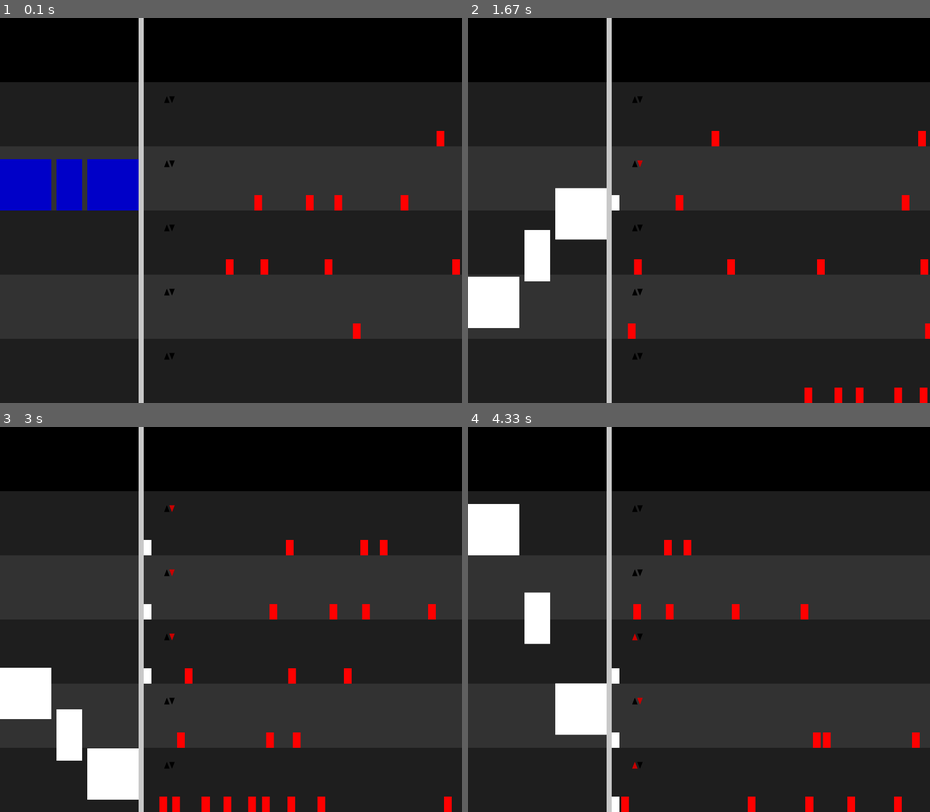
Above: before the commit, frames 1-4 (two rows, left to right).
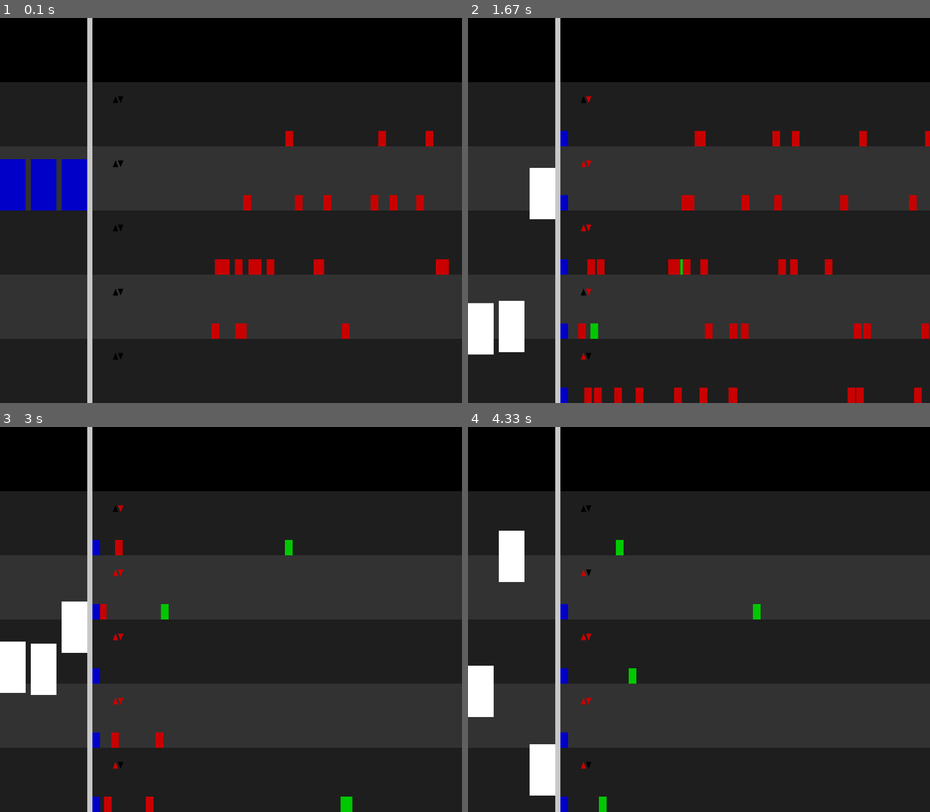
Above: after the commit, the same moments.

Repository: niklasdhein/EiP-Praktium-Aufzugssimulation
Game: pygame game, started from simulation.py
The game is run twice, just before and just after one commit, with the same random seed, the same clock (stepped at 60 frames per second) and the same inputs.
Inputs:
- Up to frame 1 (0.1 s): no input
- Up to frame 2 (1.67 s): no input
- Up to frame 3 (3 s): no input
- Up to frame 4 (4.33 s): no input

The runs differ from the first frame. In frame 1, 6.4% of the frame differs, in the area x 5-100%, y 0-100%; in frame 2, 11%, in the area x 0-100%, y 0-100%; in frame 3, 9.5%; in frame 4, 9.3%.

Commit message:
zeitraffer und aufzüge funktionieren endlich!

Diff:
--- a/elevator.py
+++ b/elevator.py
@@ -29,80 +29,98 @@
         return load
 
     def handle_arrival_at_target(self) -> None:
+        def remove_calls_from_level() -> None:
+            self.target_level.up_pressed = False
+            self.target_level.down_pressed = False
+
+        def smart_remove_controller_call() -> None:
+            if self.target_level in self.elevator_controller.elevator_calls["up"]:
+                new_calls_up = []
+                for call_level in self.elevator_controller.elevator_calls["up"]:
+                    if call_level != self.target_level:
+                        new_calls_up.append(call_level)
+                self.elevator_controller.elevator_calls["up"] = new_calls_up
+            if self.target_level in self.elevator_controller.elevator_calls["down"]:
+                new_calls_down = []
+                for call_level in self.elevator_controller.elevator_calls["down"]:
+                    if call_level != self.target_level:
+                        new_calls_down.append(call_level)
+                self.elevator_controller.elevator_calls["down"] = new_calls_down
+
+        def handle_people_exit() -> None:
+            passengers_that_remain = []
+            for passenger in self.passengers:
+                if self.target_level == passenger.target_level:     # kick out passengers at target
+                    passenger.leave_elevator(self.elevator_controller.building.width, self.target_level)
+                else:
+                    passengers_that_remain.append(passenger)
+            self.passengers = passengers_that_remain    # update the passengers
+
+        def handle_people_enter() -> None:
+            for passenger in passengers_of_level:
+                if passenger.states["elevator_called"] and not passenger.states["in_elevator"]:
+                    passenger.enter_elevator()
+                    self.passengers.append(passenger)
+
+        def handle_overweight() -> None:
+            while self.get_load() > self.capacity:
+                self.passengers[-1].leave_elevator(self.passengers[-1].graphics.x, self.target_level)
+                self.passengers.pop()
+
+        def handle_passenger_targets() -> None:
+            for passenger in self.passengers:
+                if passenger.target_level not in self.queue:
+                    self.add_to_queue(passenger.target_level)
+
         # 1. when the elevator arrives at a level, remove
         # the call from the level for the elevator
-        self.target_level.up_pressed = False
-        self.target_level.down_pressed = False
+        remove_calls_from_level()
 
         # 2. if an elevator arrives at a level with a call, but the elevator was not
         # called by this level and holds because he drops people of,
         # then take them in and remove
-        if self.target_level in self.elevator_controller.elevator_calls["up"]:
-            new_calls_up = []
-            for call_level in self.elevator_controller.elevator_calls["up"]:
-                if call_level != self.target_level:
-                    new_calls_up.append(call_level)
-            self.elevator_controller.elevator_calls["up"] = new_calls_up
-        if self.target_level in self.elevator_controller.elevator_calls["down"]:
-            new_calls_down = []
-            for call_level in self.elevator_controller.elevator_calls["down"]:
-                if call_level != self.target_level:
-                    new_calls_down.append(call_level)
-            self.elevator_controller.elevator_calls["down"] = new_calls_down
+        smart_remove_controller_call()
 
         # 3. get all passengers on the level arrived
         passengers_of_level = self.target_level.passengers
 
         # 4. drop off all people who want to exit on that level
         # and also update the list of people still in the elevator
-        passengers_that_remain = []
-        for passenger in self.passengers:
-            if self.target_level == passenger.target_level:     # kick out passengers at target
-                passenger.leave_elevator(self.elevator_controller.building.width, self.target_level)
-            else:
-                passengers_that_remain.append(passenger)
-        self.passengers = passengers_that_remain    # update the passengers
+        handle_people_exit()
 
         # 5. from all passengers in the level, let these enter, who have called the elevator
         # and are waiting
-        for passenger in passengers_of_level:
-            if passenger.states["elevator_called"]:
-                passenger.enter_elevator()
-                self.passengers.append(passenger)
-
-        print(f"all people handled. weight: {self.get_load()}")
+        handle_people_enter()
 
         # 6. check for overweight.
         # when overweight, kick as many people as needed
-        while self.get_load() > self.capacity:
-            self.passengers[-1].leave_elevator(self.passengers[-1].graphics.x, self.target_level)
-            self.passengers.pop()
-            print(f"OVERWEIGHT! kicked last person. weight: {self.get_load()} / {self.capacity}")
+        handle_overweight()
 
-        # 7. remove the old target from the elevator.
-        # if something is still in queue, set this as new target
+        # 7. removes old elevator target, if a target is in queue it
+        # gets set as new one.
         self.remove_target()
 
         # 8. add all target levels from the passengers to the queue
-        for passenger in self.passengers:
-            if passenger.target_level not in self.queue:
-                self.add_to_queue(passenger.target_level)
+        handle_passenger_targets()
 
-    def move_to_target(self, dt: float) -> None:
-        """
-        Moves the elevator to the target level.
-        In order to move smoothly and correctly it needs the deltatime calculated
-        by pygame in the game loop.
-        """
-        # move the elevator a bit each frame
+    def move(self, dt: float) -> None:
         self.graphics.y += self.direction * self.speed * dt
 
-        # check if it has arrived
-        if self.direction == 0\
-        or self.direction == -1 and self.graphics.y <= self.target_y\
-        or self.direction == 1 and self.graphics.y >= self.target_y:
-            self.graphics.y = self.target_y # prevent clipping
-            self.handle_arrival_at_target()
+    def has_arrived_at_target(self) -> bool:
+        return self.direction == 0\
+            or self.direction == -1 and self.graphics.y <= self.target_y\
+            or self.direction == 1 and self.graphics.y >= self.target_y
+
+    def update(self, dt: float) -> None:
+        # only move the elevator if it has a target
+        if self.target_level != None:
+            # move the elevator a bit each frame
+            self.move(dt=dt)
+
+            # check if it has arrived
+            if self.has_arrived_at_target():
+                self.graphics.y = self.target_y
+                self.handle_arrival_at_target()
 
     def remove_target(self) -> None:
         """
@@ -112,14 +130,17 @@
         self.target_level = None
         self.target_y = None
         self.direction = 0
+
         self.queue.pop(0)
-        if len(self.queue) > 0: self.set_target(self.queue[0])
+        if len(self.queue) > 0:
+            self.set_target(self.queue[0])
 
     def set_target(self, target_level: Level) -> None:
         target_y = target_level.background_gfx.y + target_level.background_gfx.height - self.graphics.height
 
         self.target_level = target_level
         self.target_y = target_y
+
         if self.graphics.y < self.target_y: self.direction = 1
         elif self.graphics.y > self.target_y: self.direction = -1
         else: self.direction = 0
--- a/elevator_controller.py
+++ b/elevator_controller.py
@@ -5,11 +5,11 @@
 from building import Building
 
 class ElevatorController:
-    def __init__(self, building: Building) -> None:
+    def __init__(self, building: Building, speed_multiplier: float) -> None:
         self.building = building    # parent building
         self.elevators = []         # children elevators
 
-        self.create_random_elevators()  # fills self.elevators
+        self.create_random_elevators(speed_multiplier=speed_multiplier)     # fills self.elevators
 
         # stores all elevator calls from all levels.
         # the calls are seperated in up and down calls for later
@@ -26,24 +26,23 @@
 
         self.check_for_new_calls()
         self.try_to_send_elevator_to_call()
-        self.let_all_elevators_move(dt=dt)
+        self.update_elevators(dt=dt)
 
-    def let_all_elevators_move(self, dt: float) -> None:
-        # move elevators if they have a target
+    def update_elevators(self, dt: float) -> None:
+        # call update for every elevator
         for elevator in self.elevators:
-            if elevator.target_level != None:
-                elevator.move_to_target(dt)
+            elevator.update(dt=dt)
 
-    def create_random_elevators(self, margin_x: int=20) -> None:
+    def create_random_elevators(self, speed_multiplier: int=1, margin_x: int=20) -> None:
         """
         Creates random elevators and set these as children of
         the controller.
         """
         offset_x = 0
-        for i in range(random.randint(3, 3)):
+        for i in range(3):
             # instantiate the elevator
-            random_elevator = Elevator(elevator_controller=self, capacity=random.randint(300, 2500), speed=500)
-            # random_elevator.level = random.randint(0, self.building.level_count-1)
+            random_elevator = Elevator(elevator_controller=self,\
+                capacity=random.randint(400, 1800), speed=100*speed_multiplier)
 
             # instantiate the pygame part
             random_elevator.graphics = pygame.Rect(offset_x, self.building.bottom_y - self.building.levels[0].background_gfx.height\
--- a/level.py
+++ b/level.py
@@ -15,7 +15,8 @@
     def remove_passenger_from_level(self, passenger: Passenger) -> None:
         new_passengers = []
         for p in self.passengers:
-            if p != passenger: new_passengers.append(p)
+            if p != passenger:
+                new_passengers.append(p)
         self.passengers = new_passengers
 
     def call_elevator_up(self) -> None:
--- a/passenger.py
+++ b/passenger.py
@@ -2,14 +2,14 @@
 import random
 
 class Passenger:
-    def __init__(self, current_level: Level, target_level: Level, weight: int=150) -> None:
+    def __init__(self, current_level: Level, target_level: Level, weight: int=80, walk_speed=200) -> None:
         self.current_level = current_level          # level the passenger is in currently
         self.current_level.passengers.append(self)
         self.target_level = target_level            # level the passenger wants to travel to
         self.weight = weight
 
         self.walk_target_x = self.current_level.building.elevator_controller.get_total_elevators_width() + 20
-        self.walk_speed = 500
+        self.walk_speed = walk_speed
         self.walk_direction = -1
 
         self.states = {
@@ -65,6 +65,8 @@
             self.walk_direction = 0
             self.walk_target_x = None
             self.states["walking"] = False
+            if self.current_level == self.target_level:
+                del self
 
     def update(self, dt: float) -> None:
         """
@@ -76,10 +78,10 @@
             self.move_to_target_x(dt=dt)
 
         # call elevator
-        elif not self.states["elevator_called"] and not self.states["walking"] and not self.states["in_elevator"]:
+        elif not self.states["elevator_called"] and\
+            not self.states["in_elevator"] and\
+            self.current_level != self.target_level:
             self.states["elevator_called"] = True
-
-            print("called elevator!")
 
             # decide wether travel up or down
             if self.target_level.level > self.current_level.level:
--- a/simulation.py
+++ b/simulation.py
@@ -13,6 +13,7 @@
 
 width = 1800
 height = 1500
+speed_multiplier = 5
 
 # initialize pygame
 pygame.init()
@@ -28,7 +29,7 @@
 building = Building(level_count=5, bottom_y=height, width=width)
 
 # create elevator controller
-elevator_controller = ElevatorController(building=building)
+elevator_controller = ElevatorController(building=building, speed_multiplier=speed_multiplier)
 building.elevator_controller = elevator_controller
 
 # create a line seperating elevators and rest
@@ -36,14 +37,15 @@
 
 # create a test passenger
 test_passengers = []
-for i in range(30):
+for i in range(70):
     random_start_level = building.levels[random.randint(0, building.level_count-1)]
     random_target_level = -1
     while True:
         random_target_level = building.levels[random.randint(0, building.level_count-1)]
         if random_target_level != random_start_level:
             break
-    test_passengers.append(Passenger(current_level=random_start_level, target_level=random_target_level))
+    test_passengers.append(Passenger(current_level=random_start_level,\
+        target_level=random_target_level, walk_speed=200*speed_multiplier))
 
 # === game loop ===
 
@@ -63,7 +65,7 @@
 
     elevator_controller.update(dt=dt)
     for passenger in test_passengers:
-        passenger.update(dt=dt)
+            passenger.update(dt=dt)
 
 
     # === draw ===
@@ -104,9 +106,16 @@
 
     # draw passenger
     for passenger in test_passengers:
-        pygame.draw.rect(screen,
-        (255, 0, 0) if passenger.states["walking"] else (255, 255, 255),
-        passenger.graphics)
+        color = None
+        if passenger.states["walking"] and passenger.current_level != passenger.target_level:
+            color = (200, 0, 0)
+        elif passenger.states["elevator_called"]:
+            color = (0, 0, 200)
+        elif passenger.states["walking"] and passenger.current_level == passenger.target_level:
+            color = (0, 200, 0)
+        else:
+            color = (0, 0, 0)
+        pygame.draw.rect(screen, color, passenger.graphics)
 
     # draw onto window
     pygame.display.flip()
